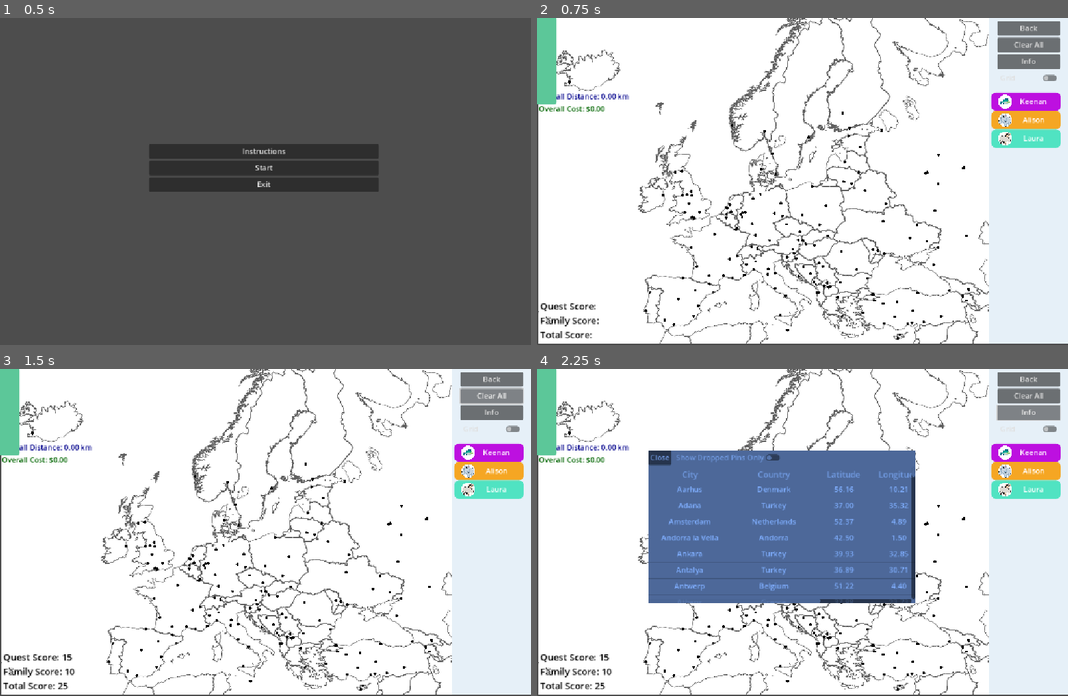
Above: before the commit, frames 1-4 (two rows, left to right).
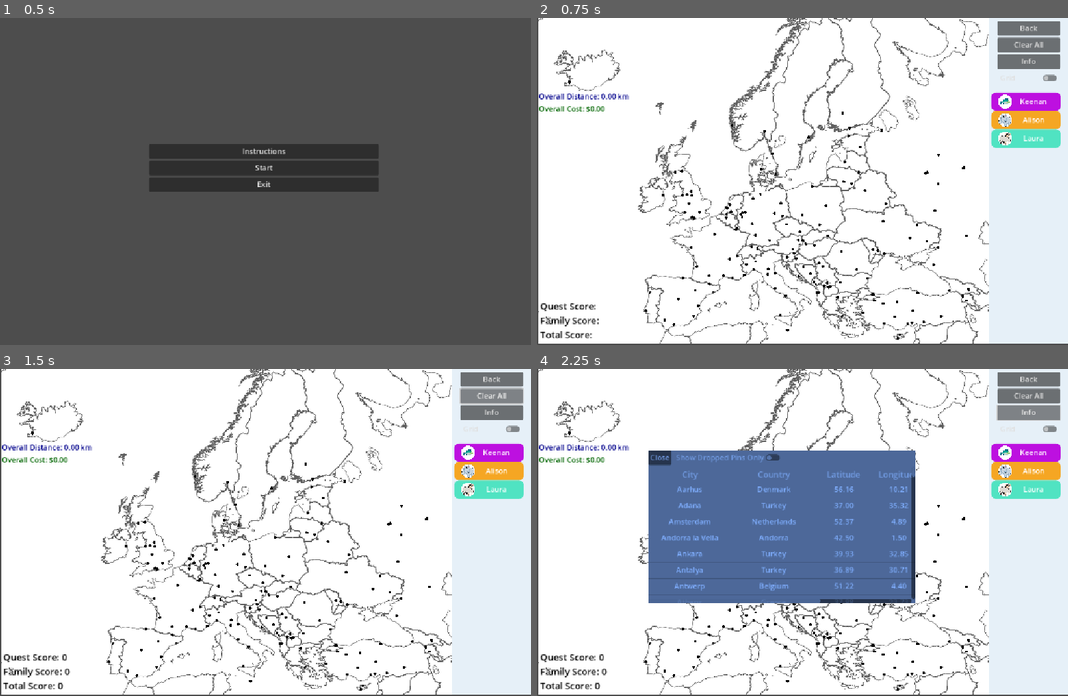
Above: after the commit, the same moments.

Repository: CanadianBoson/family-vacation
Game: Godot game, scene res://main_menu.tscn
Two runs of this game, one before a commit and one after it. Both use one fixed random seed, a clock stepped at 60 frames per second and the inputs below.
Inputs:
- Up to frame 1 (0.5 s): no input
- Up to frame 2 (0.75 s): click "Start" at 0.5 s
- Up to frame 3 (1.5 s): click "Clear All" at 1.25 s
- Up to frame 4 (2.25 s): click "Info" at 2 s

Frame 1 is identical in both runs. In frame 2, 1.0% of the frame differs, in the area x 0-4%, y 0-27%; in frame 3, 1.0%, in the area x 0-15%, y 0-98%; in frame 4, 1.0%.

Commit message:
fix: quest logic fixes

Diff:
--- a/dropdown_data.json
+++ b/dropdown_data.json
@@ -13,9 +13,9 @@
 	"CarFree": {
 	  "text": "Chart a course that uses no cars",
 	  "difficulty": 4,
-	  "incompatible": ["NoCarFree"]
-	},
-	"NoCarFree": {
+	  "incompatible": ["MustUseCar"]
+	},
+	"MustUseCar": {
 	  "text": "Chart a course that uses cars",
 	  "difficulty": 1,
 	  "incompatible": ["CarFree"]
@@ -23,9 +23,9 @@
 	"SailFree": {
 	  "text": "Chart a course that uses no boats",
 	  "difficulty": 1,
-	  "incompatible": ["NoSailFree"]
-	},
-	"NoSailFree": {
+	  "incompatible": ["MustUseSail"]
+	},
+	"MustUseSail": {
 	  "text": "Chart a course that uses boats",
 	  "difficulty": 2,
 	  "incompatible": ["SailFree"]
@@ -33,9 +33,9 @@
 	"TrainFree": {
 	  "text": "Chart a course that uses no trains",
 	  "difficulty": 1,
-	  "incompatible": ["NoTrainFree"]
-	},
-	"NoTrainFree": {
+	  "incompatible": ["MustUseTrain"]
+	},
+	"MustUseTrain": {
 	  "text": "Chart a course that uses trains",
 	  "difficulty": 2,
 	  "incompatible": ["TrainFree"]
@@ -43,9 +43,9 @@
 	"PlaneFree": {
 	  "text": "Chart a course that uses no planes",
 	  "difficulty": 1,
-	  "incompatible": ["NoPlaneFree"]
-	},
-	"NoPlaneFree": {
+	  "incompatible": ["MustUsePlane"]
+	},
+	"MustUsePlane": {
 	  "text": "Chart a course that uses planes",
 	  "difficulty": 2,
 	  "incompatible": ["PlaneFree"]
--- a/game_scene.tscn
+++ b/game_scene.tscn
@@ -302,8 +302,10 @@
 
 [node name="DetailedInfoBox" type="PanelContainer" parent="."]
 z_index = 3
-offset_right = 40.0
-offset_bottom = 40.0
+offset_left = -41.0
+offset_top = 4.0
+offset_right = -1.0
+offset_bottom = 189.0
 theme_override_styles/panel = SubResource("StyleBoxFlat_udeyl")
 
 [node name="VBoxContainer" type="VBoxContainer" parent="DetailedInfoBox"]
--- a/quest_manager.gd
+++ b/quest_manager.gd
@@ -35,14 +35,14 @@
 		"CountryStartsWithN": {"func": _check_country_starting_with, "expected": true, "args": ["N"]},
 		"CountryStartsWithP": {"func": _check_country_starting_with, "expected": true, "args": ["P"]},
 		# transport
-		"CarFree": {"func": _check_no_transport, "expected": true, "args": [0]},
-		"NoCarFree": {"func": _check_no_transport, "expected": false, "args": [0]},
-		"SailFree": {"func": _check_no_transport, "expected": true, "args": [1]},
-		"NoSailFree": {"func": _check_no_transport, "expected": false, "args": [1]},
-		"TrainFree": {"func": _check_no_transport, "expected": true, "args": [2]},
-		"NoTrainFree": {"func": _check_no_transport, "expected": false, "args": [2]},
-		"PlaneFree": {"func": _check_no_transport, "expected": true, "args": [3]},
-		"NoPlaneFree": {"func": _check_no_transport, "expected": false, "args": [3]},
+		"CarFree":    {"func": _check_transport_usage, "expected": true, "args": [0, "avoid"]},
+		"MustUseCar": {"func": _check_transport_usage, "expected": true, "args": [0, "require"]},
+		"SailFree":   {"func": _check_transport_usage, "expected": true, "args": [1, "avoid"]},
+		"MustUseSail":{"func": _check_transport_usage, "expected": true, "args": [1, "require"]},
+		"TrainFree":  {"func": _check_transport_usage, "expected": true, "args": [2, "avoid"]},
+		"MustUseTrain":{"func": _check_transport_usage, "expected": true, "args": [2, "require"]},
+		"PlaneFree":  {"func": _check_transport_usage, "expected": true, "args": [3, "avoid"]},
+		"MustUsePlane":{"func": _check_transport_usage, "expected": true, "args": [3, "require"]},
 		"AllTransport": {"func": _check_all_transport, "expected": true},
 		# geometry
 		"PathsCrossing": {"func": _check_paths_crossing, "expected": true},
@@ -122,7 +122,7 @@
 
 		# Use callv() to call the function with an array of arguments.
 		var result = checker_func.callv(args_for_call)
-		var is_satisfied = (result == expected_result)
+		var is_satisfied = (result == expected_result) and not dropped_pin_data.is_empty()
 
 		if quest_statuses.get(quest_key) != is_satisfied:
 			quest_statuses[quest_key] = is_satisfied
@@ -181,15 +181,30 @@
 		if letter_counts[letter] >= 3: return true
 	return false
 
-func _check_no_transport(transport_type: int, dropped_pin_data: Array, _all_locations_data: Array, _num_menu_items: int) -> bool:
-	if dropped_pin_data.size() < 2: return false
+# Checks if a specific transport type is avoided or required in the path.
+func _check_transport_usage(transport_type: int, check_type: String, dropped_pin_data: Array, _all_locations_data: Array, _num_menu_items: int) -> bool:
+	if dropped_pin_data.size() < 2:
+		# If there are no legs, an "avoid" quest is met, but a "require" quest is not.
+		return check_type == "avoid"
+
 	if not is_instance_valid(pin_manager): return false
+
+	var found_transport = false
 	for i in range(dropped_pin_data.size() - 1):
 		var pin1_data = dropped_pin_data[i]
 		var pin2_data = dropped_pin_data[i+1]
 		if pin_manager.get_travel_mode(pin1_data.index, pin2_data.index) == transport_type:
-			return false
-	return true
+			found_transport = true
+			break # No need to check further if we found it.
+
+	if check_type == "avoid":
+		# The condition is met if we did NOT find the transport.
+		return not found_transport
+	elif check_type == "require":
+		# The condition is met if we DID find the transport.
+		return found_transport
+
+	return false
 
 func _check_all_capitals(dropped_pin_data: Array, _all_locations_data: Array, _num_menu_items: int) -> bool:
 	if dropped_pin_data.is_empty(): return true
